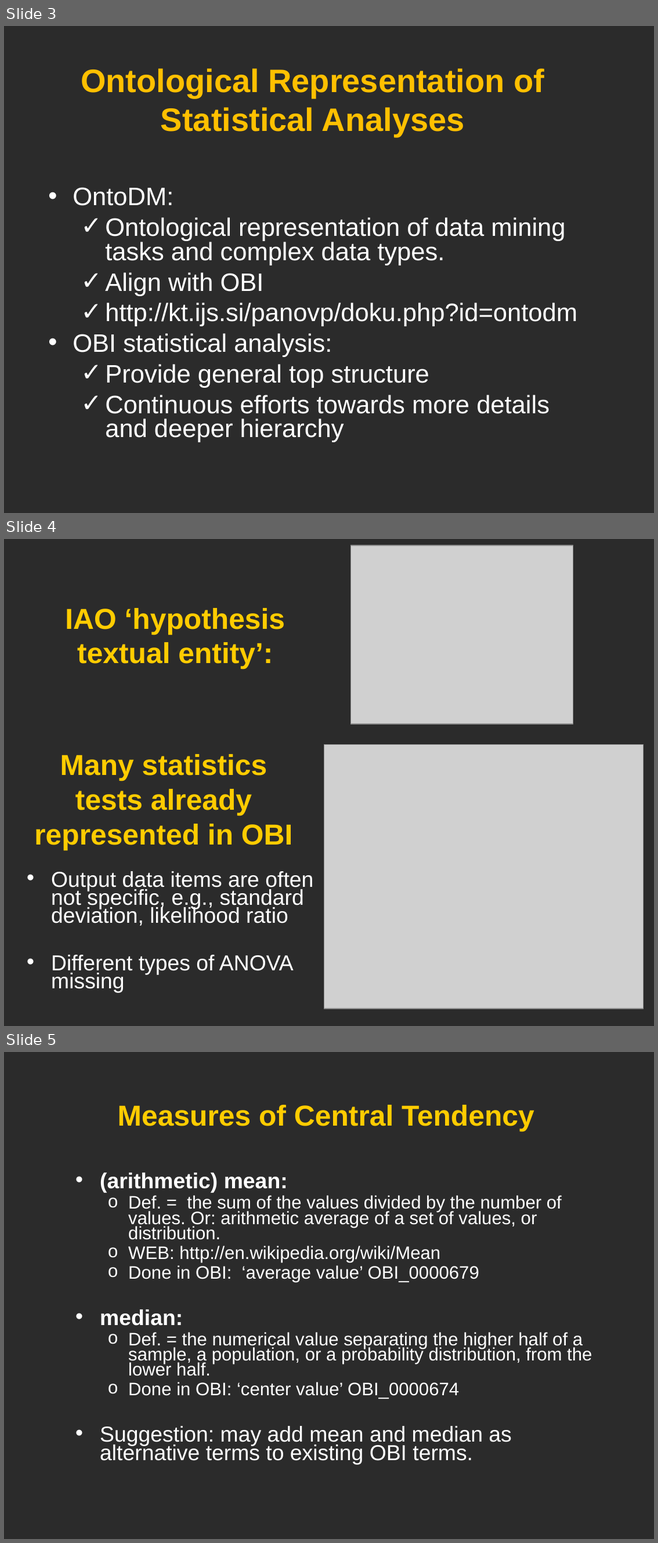
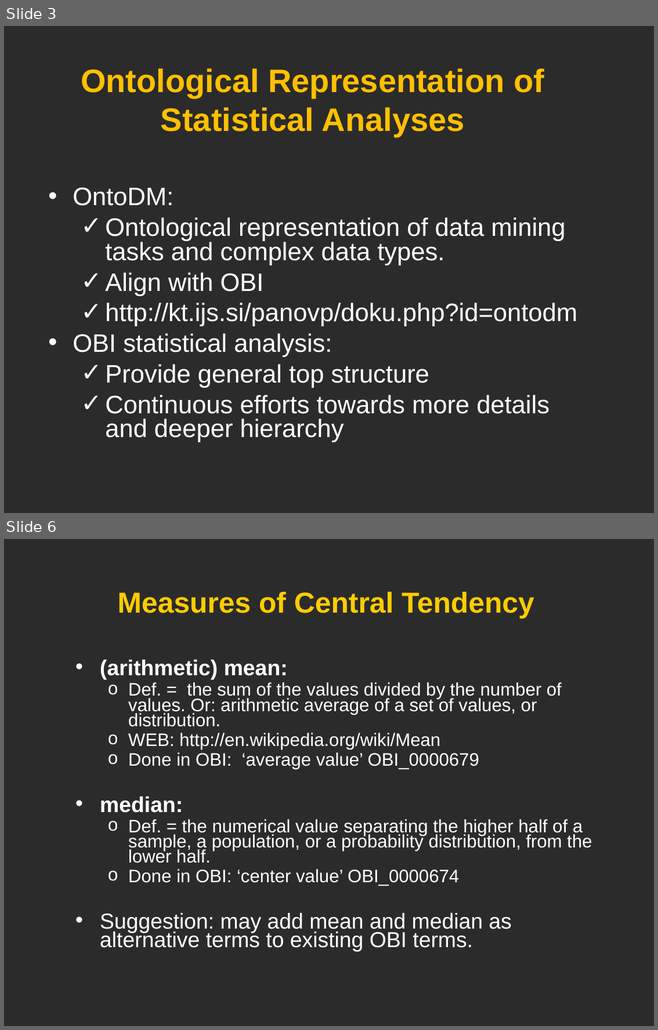
Before and after one commit to obi-ontology/obi-legacy-svn, a slide deck: trunk/docs/presentations/OBI workshop May 2012 Ann Arbor/OBI Statistics/Statistics_OBI_He.ppt. Shown one above the other, each under a label of ours: slides 3, 4 and 5 before the commit, slides 3 and 6 after it; the slides between them are not shown. The pictures are 658x1543 and 658x1030 pixels, drawn with LibreOffice and Linux fonts; fonts in the diff are those of the drawing; grey boxes stand for pictures; background and template pictures are left out; a plain dark background stands for a picture behind light text. Boxes give left, top, right and bottom in pixels: in the first picture for what was removed or moved away, otherwise in the second. Text is boxed around its words. In the diff, an @@ line names an element or a change of style, - is before the commit and + after.

Commit message:
Some updates on OBI biostatistics presentation. Also commit two new files: OntoFox input file, and the output file which forms the OBI biostatistics subset. Oliver He

```diff
--- a/trunk/docs/presentations/OBI workshop May 2012 Ann Arbor/OBI Statistics/Statistics_OBI_He.ppt
+++ b/trunk/docs/presentations/OBI workshop May 2012 Ann Arbor/OBI Statistics/Statistics_OBI_He.ppt
@@ slide 4 removed at <box>4,539,654,1026</box>, background picture (left out) @@
@@ picture removed at <box>350,545,572,724</box> @@
@@ text removed at <box>65,608,285,669</box> @@
-IAO ‘hypothesis textual entity’:
@@ picture removed at <box>324,745,643,1009</box> @@
@@ text removed at <box>34,754,292,850</box> @@
-Many statistics tests already represented in OBI
@@ text removed at <box>51,871,313,993</box> @@
-• Output data items are often not specific, e.g., standard deviation, likelihood ratio
-• Different types of ANOVA missing
@@ what was slide 5 is now slide 6 @@
```
Also in this commit, not shown: 1 slide changed, 2 slides added, 3 other files.
